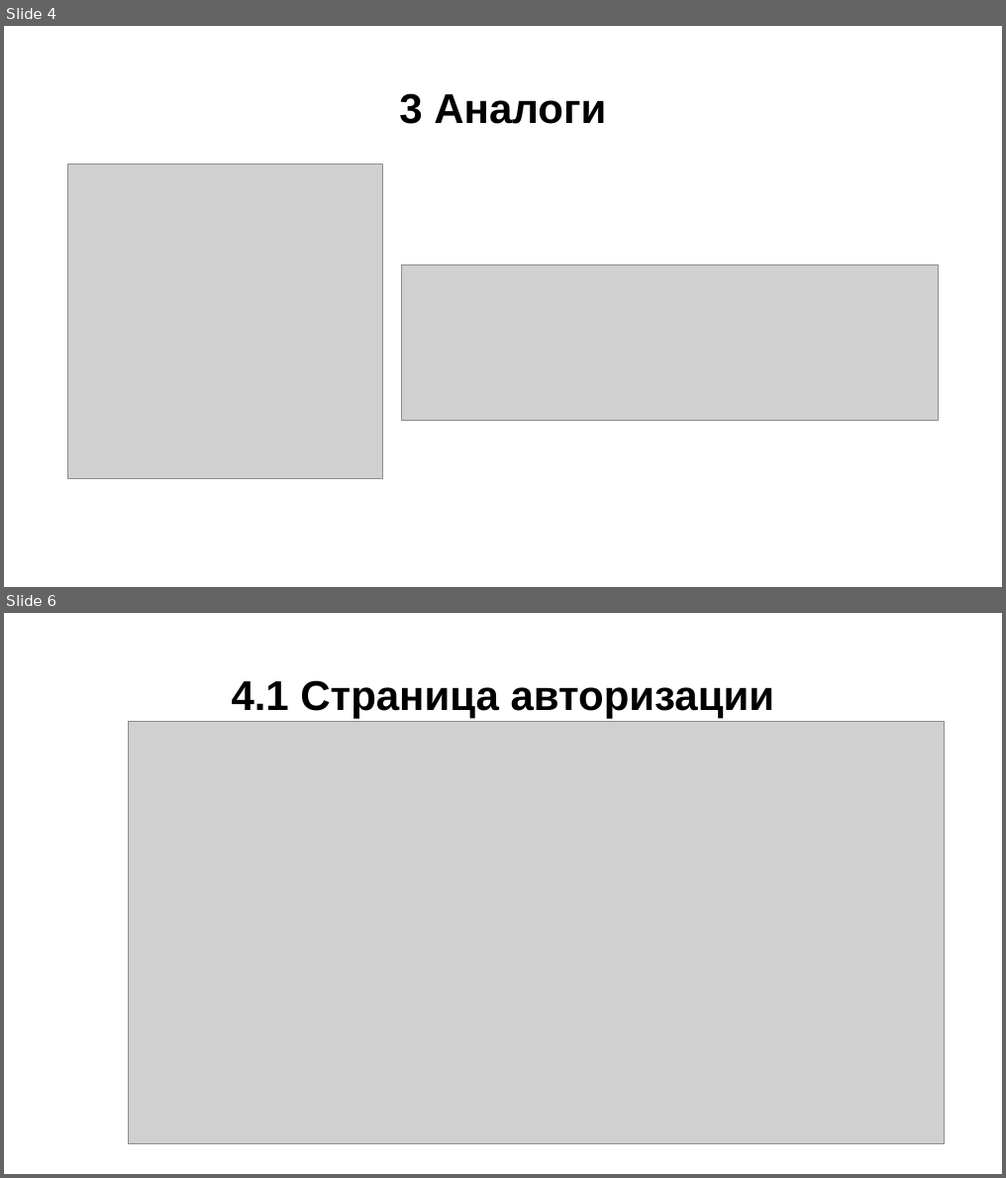
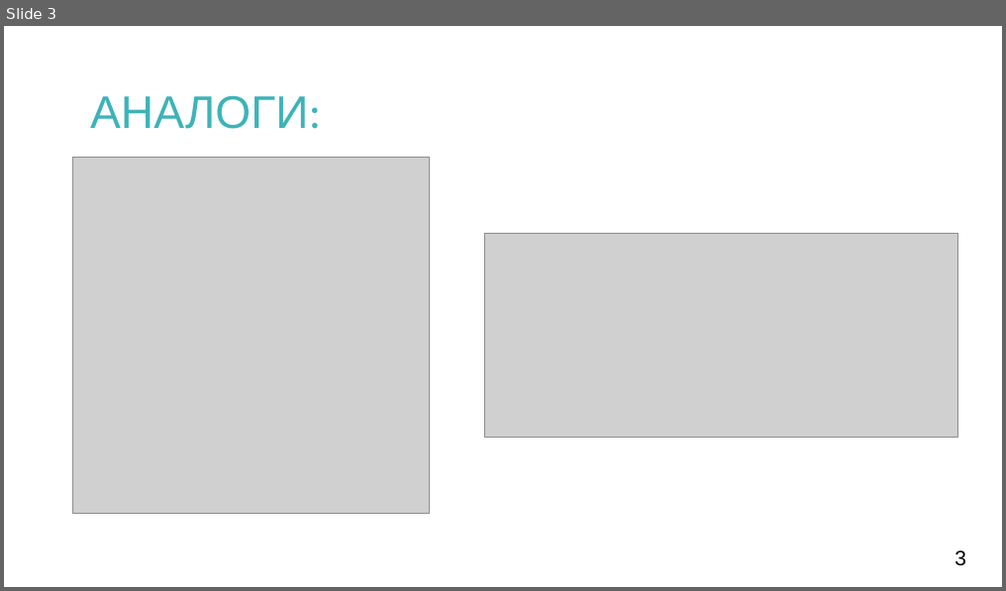
Before and after one commit to AusaSwart/Diploma_documentation, a slide deck: Disk/Презентация.pps. Shown one above the other, each under a label of ours: slides 4 and 6 before the commit, slide 3 after it; the slides between them are not shown. The pictures are 1006x1178 and 1006x591 pixels, drawn with LibreOffice and Linux fonts; fonts in the diff are those of the drawing; grey boxes stand for pictures. Boxes give left, top, right and bottom in pixels: in the first picture for what was removed or moved away, otherwise in the second. Text is boxed around its words. In the diff, an @@ line names an element or a change of style, - is before the commit and + after.

```diff
--- a/Disk/Презентация.pps
+++ b/Disk/Презентация.pps
@@ slide 6 removed at (4,613,1002,1174), background #FFFFFF @@
@@ title removed at (232,680,775,719) @@
-4.1 Страница авторизации
@@ picture removed at (128,722,944,1144) @@
@@ what was slide 4 is now slide 3 @@
@@ slide 3 changed as well @@
@@ text "АНАЛОГИ:" at (90,95,321,129): vertical alignment middle to top @@
@@ text at (90,95,321,129): text changed; size 40 to 44 pt; text colour #000000 to #3DB3B9; bold off @@
-3 Аналоги
+АНАЛОГИ:
@@ picture: place and size @@
-picture at (67,165,382,479)
+picture at (73,158,429,514)
@@ picture: place and size @@
-picture at (402,266,939,421)
+picture at (484,233,957,438)
@@ text added at (954,551,966,567), 20 pt, text #000000 @@
+3
```
Also in this commit, not shown: 1 other slide changed, 9 slides added, 11 other slides removed, 8 other files.
